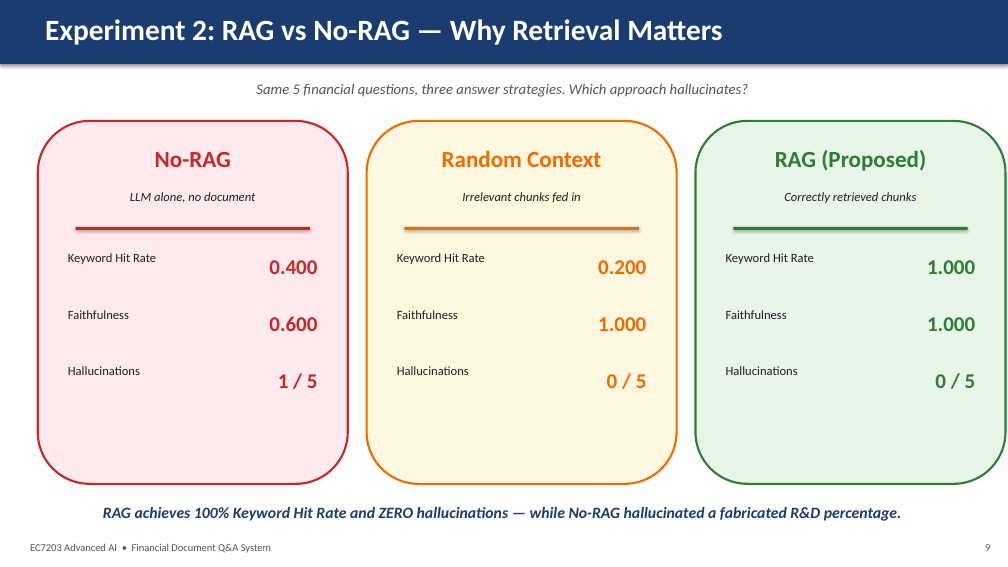
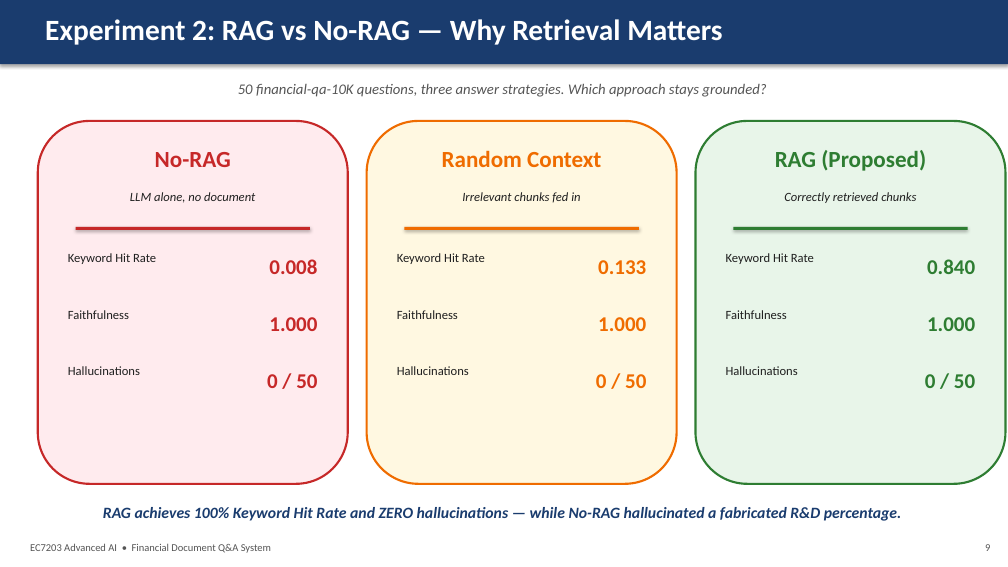
Before and after one commit to Dinojan9901/Financial-QA-System, a slide deck: slide 9 of presentation/Financial_QA_Presentation.pptx. Drawn at 1008x567 pixels with LibreOffice and Linux fonts; fonts in the diff are those of the drawing. Boxes give left, top, right and bottom in pixels: in the first picture for what was removed or moved away, otherwise in the second. Text is boxed around its words. In the diff, an @@ line names an element or a change of style, - is before the commit and + after.

```diff
--- a/presentation/Financial_QA_Presentation.pptx
+++ b/presentation/Financial_QA_Presentation.pptx
@@ text at box(238, 84, 766, 97): text changed @@
-Same 5 financial questions, three answer strategies. Which approach hallucinates?
+50 financial-qa-10K questions, three answer strategies. Which approach stays grounded?
@@ text at box(269, 259, 317, 274): text changed @@
-0.400
+0.008
@@ text at box(598, 260, 646, 274): text changed @@
-0.200
+0.133
@@ text at box(927, 259, 975, 274): text changed @@
-1.000
+0.840
@@ text at box(269, 317, 317, 331): text changed @@
-0.600
+1.000
@@ text at box(267, 374, 317, 388): text changed @@
-1 / 5
+0 / 50
@@ text at box(596, 374, 646, 388): text changed @@
-0 / 5
+0 / 50
@@ text at box(925, 374, 975, 388): text changed @@
-0 / 5
+0 / 50
```
Also in this commit, not shown: 2 other slides changed, 24 other files.
